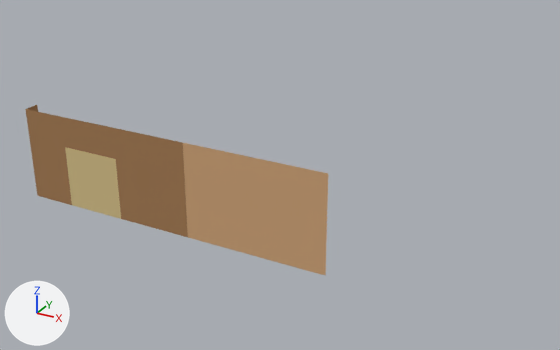
The Blender file assets/buildings/restaurants.blend as it was, and as the next commit left it.
Camera for both pictures: a 50 mm camera at (52.6, -65.8, 43.5) aimed at (10.4, 10.9, 5.2). The lights are fixed; the arrows at lower left show +X, +Y and +Z. The first picture is the older version.

Before the edit, the objects in view are built like this:
```python
me_plane = bpy.data.meshes.new('Plane')
me_plane.from_pydata(...)  # 68 vertices, 50 faces; spans x -20.0..22.0, y 0.0..2.0, z 0.0..12.0
# faces by material slot: [26, 12, 12]
me_plane.materials.append(mat_brick)  # brown #a67c52
me_plane.materials.append(mat_lighterbrick)  # beige #d2a679
me_plane.materials.append(mat_yellowish)  # yellow #d8c28a
# before: 1 (-20.0, 0.0, 8.0) at pixel (29, 138), 4 (-20.0, 0.0, 4.0) at pixel (33, 167), 10 (-20.0, 0.0, 12.0) at pixel (25, 108), 65 (-20.0, 2.0, 8.0), 66 (-20.0, 2.0, 4.0)
# before: 67 (-20.0, 2.0, 12.0) at pixel (37, 104)
# before: 6 (22.0, 0.0, 0.0) at pixel (325, 275), 7 (22.0, 0.0, 4.0) at pixel (326, 242), 8 (22.0, 0.0, 8.0) at pixel (327, 208), 11 (22.0, 0.0, 12.0) at pixel (328, 173), 42 (22.0, 0.0, 2.0) at pixel (325, 259)
ob_plane = bpy.data.objects.new('Plane', me_plane)
ob_plane.location = (0.0, 0.0, 0.0)
```
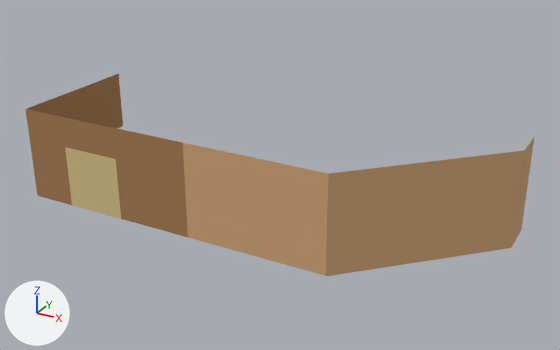
The change, as a list of edits to the scene's bpy script:
```text
Change me_plane:
    used by ob_plane; location = (0.0, 0.0, 0.0)
    verts and faces of me_plane; kept vertices keep their numbers, new ones are numbered from 68
    remove me_plane.from_pydata(...)  # 68 vertices, 50 faces; spans x -20.0..22.0, y 0.0..2.0, z 0.0..12.0
    add me_plane.from_pydata(...)  # 81 vertices, 60 faces; spans x -20.0..38.0, y 0.0..21.0, z -0.1..12.0
    me_plane part 1
    add delete_vertices([65, 66, 67])  # with the faces that use them
    add for new, old in zip([78, 79, 80], [1, 4, 10]): verts[new] = verts[old] + (0.0, 18.0, 0.0)
    add faces += [(1, 78, 79, 4), (1, 10, 80, 78)]  # mat_brick (brown #a67c52)
    me_plane part 2
    add for new, old in zip([*range(68, 73)], [6, 7, 8, 11, 42]): verts[new] = verts[old] + (16.0, 16.0, 0.0)
    add for new, old in zip([*range(73, 78)], [*range(68, 73)]): verts[new] = verts[old] + (0.0, 5.0, 0.0)
    add for new, old in zip([81, 82, 83], [6, 68, 73]): verts[new] = verts[old] + (0.0, 0.0, -0.1)
    add faces += [(7, 69, 70, 8), (6, 68, 72, 42), (8, 70, 71, 11), (7, 42, 72, 69), (6, 81, 82, 68), (69, 72, 77, 74)]  # mat_lighterbrick (beige #d2a679)
    add faces += [(69, 74, 75, 70), (68, 82, 83, 73), (70, 75, 76, 71), (68, 73, 77, 72)]  # mat_lighterbrick (beige #d2a679)
```

What differs and where, as boxes [x1, y1, x2, y2] in the pictures (560 x 350 px; the box of a moved part takes in the faces that stretch with it):
'Plane', reshaped (68% wider, 18% taller)
    before: [26, 105, 328, 276]
    after: [26, 74, 535, 276]
part 1 of me_plane, moved or reshaped
    before: [27, 105, 38, 112]
    after: [27, 74, 123, 128]
part 2 of me_plane, added (beige)
    after: [326, 136, 535, 276]
